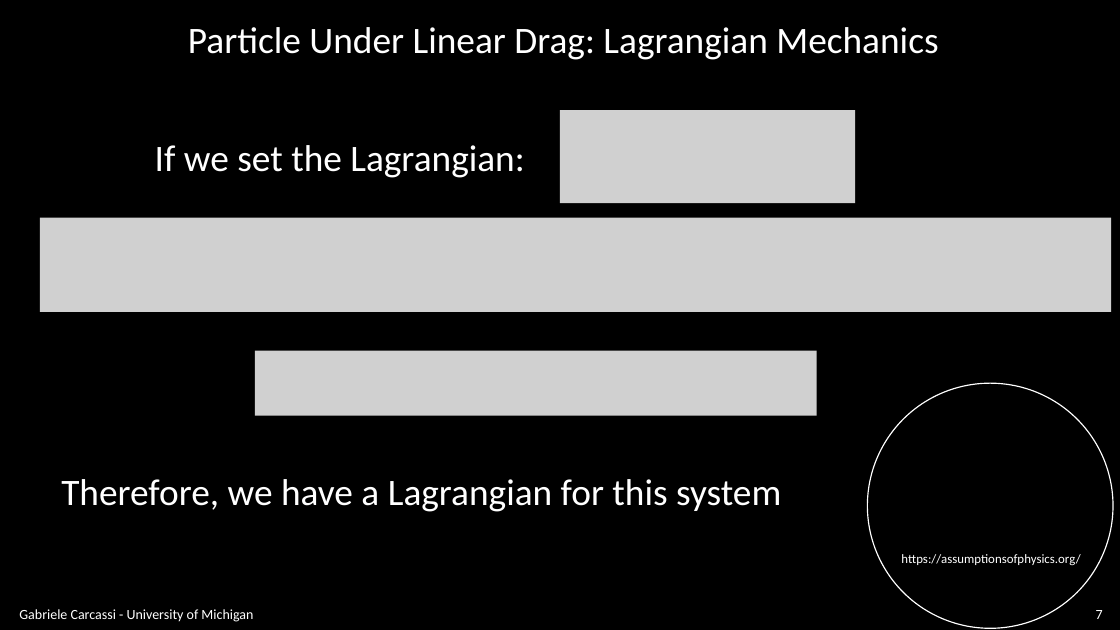
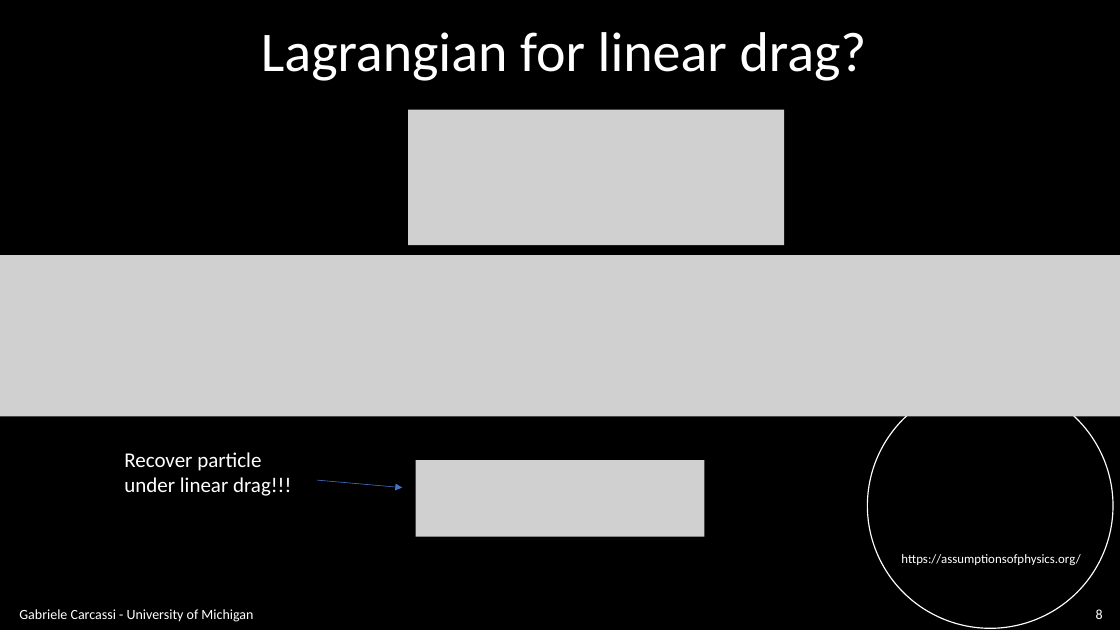
Before and after one commit to assumptionsofphysics/slides, a slide deck: slide 8 of BookCompanions-v2/RP-Class-2.pptx (slide 7 before the commit). Drawn at 1120x630 pixels with LibreOffice and Linux fonts; fonts in the diff are those of the drawing; grey boxes stand for pictures; background and template pictures are left out. Boxes give left, top, right and bottom in pixels: in the first picture for what was removed or moved away, otherwise in the second. Text is boxed around its words. In the diff, an @@ line names an element or a change of style, - is before the commit and + after.

```diff
--- a/BookCompanions-v2/RP-Class-2.pptx
+++ b/BookCompanions-v2/RP-Class-2.pptx
@@ text at (261,32,867,81): text changed; size 32 to 48 pt @@
-Particle Under Linear Drag: Lagrangian Mechanics
+Lagrangian for linear drag?
@@ picture: place and size @@
-picture at (560,110,855,203)
+picture at (408,109,785,245)
@@ text removed at (155,145,524,178) @@
-If we set the Lagrangian:
@@ picture: place and size @@
-picture at (39,218,1111,312)
+picture at (0,255,1120,417)
@@ picture removed at (255,350,817,415) @@
@@ text removed at (61,479,781,512) @@
-Therefore, we have a Lagrangian for this system
@@ text added at (124,452,291,496), 18 pt, text #FFFFFF @@
+Recover particle under linear drag!!!
@@ picture added at (416,460,705,537) @@
@@ arrow added from (317, 481) to (402, 487), #4472C4 0.5 pt @@
@@ page number at (1096,609,1103,619): text changed @@
-7
+8
```
Also in this commit, not shown: 3 other slides changed, 5 slides added, 2 other files.
